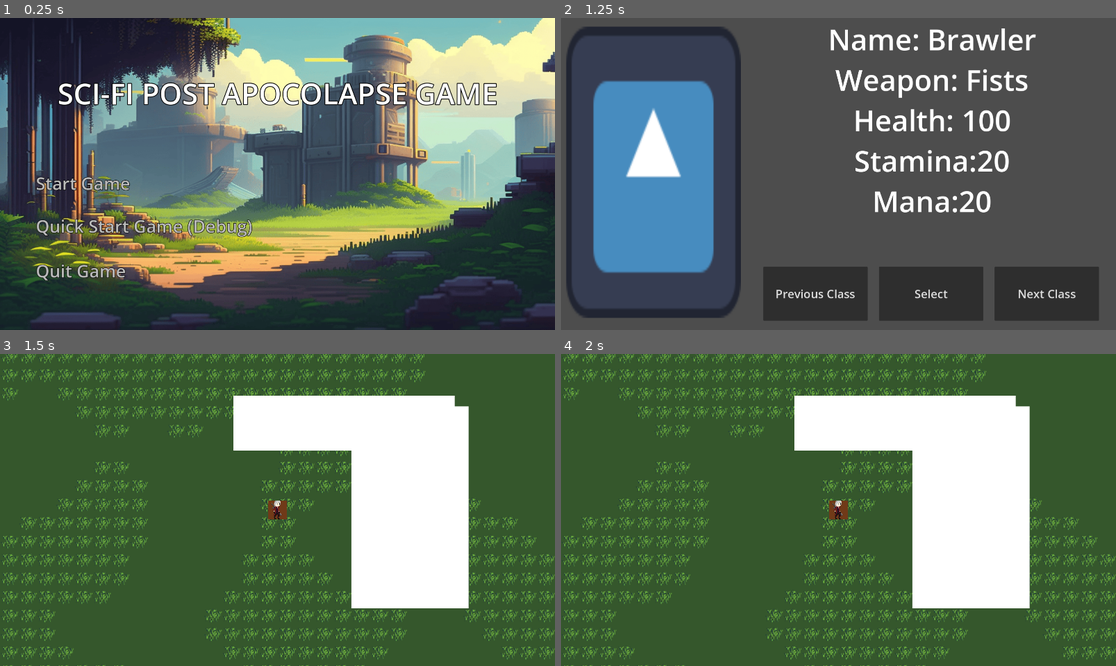
Above: before the commit, frames 1-4 (two rows, left to right).
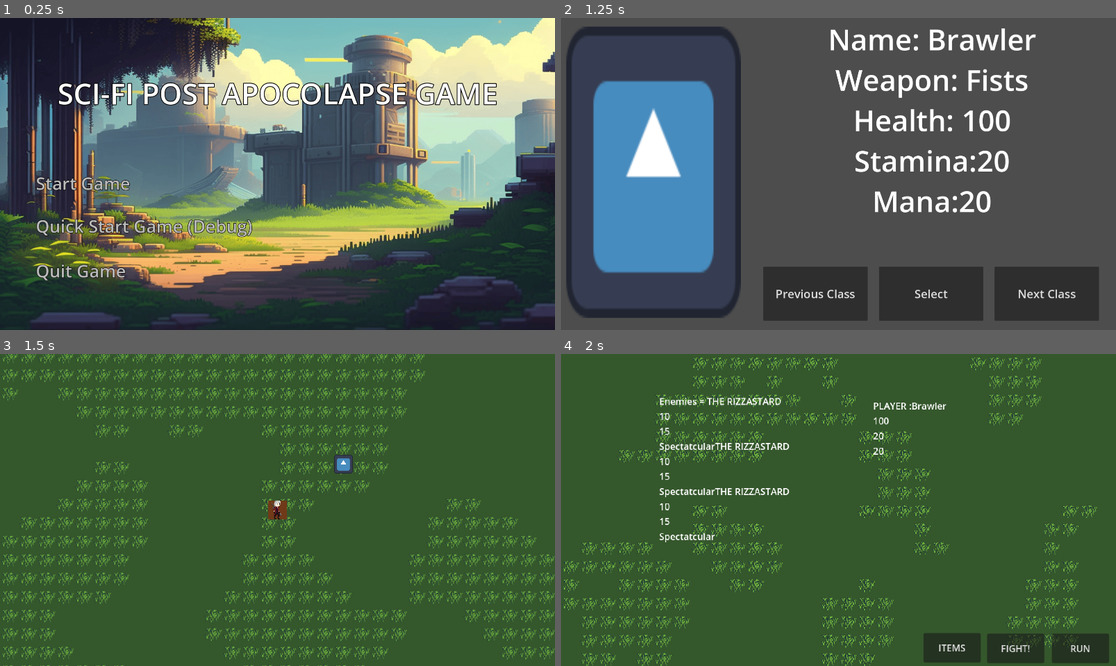
Above: after the commit, the same moments.

Repository: OwenFrakes/PBP.OJJ_RPG
Game: Godot game, scene res://Scenes/titleScreen.tscn
Two runs of this game, one before a commit and one after it. Both use one fixed random seed, a clock stepped at 60 frames per second and the inputs below. The engine's default icon, where the game draws it, is replaced by a stand-in: a white triangle on a blue panel in a dark square.
Inputs:
- Up to frame 1 (0.25 s): no input
- Up to frame 2 (1.25 s): click "Start Game" at 0.5 s
- Up to frame 3 (1.5 s): click "Select" at 1.25 s
- Up to frame 4 (2 s): no input

Frames 1-2 are identical in both runs. In frame 3, 18% of the frame differs, in the area x 42-85%, y 13-82%; in frame 4, 34%, in the area x 0-100%, y 0-100%.
Error after the commit: Invalid call. Nonexistent function 'getName' in base 'Node (Enemy)'. (res://Scripts/battle_master.gd:53)

Commit message:
Fixes to Combat Script

Diff:
--- a/pbp.ojj_rpg/Scenes/world.tscn
+++ b/pbp.ojj_rpg/Scenes/world.tscn
@@ -12,7 +12,6 @@
 [ext_resource type="Script" path="res://Scripts/inventory.gd" id="6_68pg1"]
 [ext_resource type="Script" path="res://Scripts/battle_master.gd" id="7_8l8pn"]
 [ext_resource type="Theme" uid="uid://d8wjfefy1skg" path="res://Resources/Themes/PlayerMenu.tres" id="9_m6iir"]
-[ext_resource type="Script" path="res://Scripts/wall.gd" id="13_xntkt"]
 
 [sub_resource type="CircleShape2D" id="CircleShape2D_imiv7"]
 radius = 32.0
@@ -37,9 +36,6 @@
 tile_size = Vector2i(32, 32)
 sources/0 = SubResource("TileSetAtlasSource_i3ao1")
 sources/1 = SubResource("TileSetAtlasSource_5s2pl")
-
-[sub_resource type="QuadMesh" id="QuadMesh_pays5"]
-size = Vector2(100, 100)
 
 [node name="Node2D" type="Node2D"]
 
@@ -60,7 +56,7 @@
 size = 100
 
 [node name="NewEnemy" type="RigidBody2D" parent="."]
-position = Vector2(800, 695)
+position = Vector2(2544, 1055)
 collision_layer = 2
 linear_damp = 1.0
 angular_damp = 1000.0
@@ -239,14 +235,6 @@
 anchor_mode = 0
 script = ExtResource("7_8l8pn")
 
-[node name="EnemiesLabel" type="Label" parent="BattleCamera"]
-z_index = 1
-offset_left = 170.0
-offset_top = 70.0
-offset_right = 253.0
-offset_bottom = 93.0
-text = "Enemies = "
-
 [node name="TileMapLayer" type="TileMapLayer" parent="BattleCamera"]
 tile_map_data = PackedByteArray("AAAAAAAAAAAAAAAAAAAAAAEAAAAAAAAAAAAAAAIAAAAAAAAAAAAAAAMAAAAAAAAAAAAAAAQAAAAAAAAAAAAAAA …(8080 unchanged characters)…
 tile_set = SubResource("TileSet_ryh3q")
@@ -268,6 +256,16 @@
 offset_right = 836.0
 offset_bottom = 535.0
 text = "FIGHT!
+"
+
+[node name="ItemsBtn" type="Button" parent="BattleCamera"]
+z_index = 1
+texture_filter = 1
+offset_left = 627.0
+offset_top = 483.0
+offset_right = 726.0
+offset_bottom = 534.0
+text = "ITEMS
 "
 
 [node name="Attacks" type="Panel" parent="BattleCamera"]
@@ -290,15 +288,13 @@
 offset_right = 281.0
 offset_bottom = 477.0
 
-[node name="ItemsBtn" type="Button" parent="BattleCamera"]
-z_index = 1
-texture_filter = 1
-offset_left = 627.0
-offset_top = 483.0
-offset_right = 726.0
-offset_bottom = 534.0
-text = "ITEMS
-"
+[node name="EnemiesLabel" type="Label" parent="BattleCamera"]
+z_index = 1
+offset_left = 170.0
+offset_top = 70.0
+offset_right = 253.0
+offset_bottom = 93.0
+text = "Enemies = "
 
 [node name="PlayerLabel" type="Label" parent="BattleCamera"]
 offset_left = 540.0
@@ -307,22 +303,10 @@
 offset_bottom = 101.0
 text = "PLAYER :"
 
-[node name="Wall" type="MeshInstance2D" parent="."]
-position = Vector2(2469, 966)
-scale = Vector2(7.65, 1.89)
-mesh = SubResource("QuadMesh_pays5")
-script = ExtResource("13_xntkt")
-
-[node name="Wall2" type="MeshInstance2D" parent="."]
-position = Vector2(2697.25, 1257.75)
-scale = Vector2(4.065, 6.995)
-mesh = SubResource("QuadMesh_pays5")
-script = ExtResource("13_xntkt")
-
 [connection signal="pressed" from="Player/PauseMenu/ResumeBtn" to="Player" method="pauseMenu"]
 [connection signal="pressed" from="Player/PauseMenu/MainMenuBtn" to="Player" method="mainMenu"]
 [connection signal="pressed" from="Player/PauseMenu/QuitBtn" to="Player" method="quitGame"]
 [connection signal="pressed" from="BattleCamera/RunBtn" to="Player" method="battleLose"]
-[connection signal="pressed" from="BattleCamera/FightBtn" to="Player" method="_on_fight_btn_pressed"]
-[connection signal="item_clicked" from="BattleCamera/Attacks/AttackList" to="Player" method="_on_attack_list_item_clicked"]
-[connection signal="item_clicked" from="BattleCamera/Attacks/AttackList/EnemyChoice" to="Player" method="_on_enemy_choice_item_clicked"]
+[connection signal="pressed" from="BattleCamera/FightBtn" to="BattleCamera" method="_on_fight_btn_pressed"]
+[connection signal="item_clicked" from="BattleCamera/Attacks/AttackList" to="BattleCamera" method="_on_attack_list_item_clicked"]
+[connection signal="item_clicked" from="BattleCamera/Attacks/AttackList/EnemyChoice" to="BattleCamera" method="_on_enemy_choice_item_clicked"]
--- a/pbp.ojj_rpg/Scripts/battle_master.gd
+++ b/pbp.ojj_rpg/Scripts/battle_master.gd
@@ -1,14 +1,166 @@
 extends Node
+
+#######THIS SCRIPT RUNS ON THE BATTLE CAMERA################
 
 #Variables
 var enemy_group
+var enemies
 @onready var debug_label = $EnemiesLabel
 @onready var player_label = $PlayerLabel
+@onready var player_reference = $"../Player"
+@onready var battle_camera = self
+
+##Player Variables####
+var player_moveset
+var player_health
+var player_mana
+var player_class
+var move_position
+var enemy_position
+
+##Control Nodes####
+@onready var attack_container = $Attacks
+@onready var enemy_choice = $Attacks/AttackList/EnemyChoice
+@onready var attack_list = $Attacks/AttackList
+
+var count : float
 
 #Give new variables for new battle.
 func readyBattle(new_enemy):
+	#Refresh Local Player Variables
+	player_moveset = player_reference.getPlayerMoveset()
+	player_health = player_reference.getPlayerHealth()
+	player_mana = player_reference.getPlayerMana()
+	player_class = player_reference.getPlayerClass()
+
 	enemy_group = PlayerStats.enemy
+	enemies = PlayerStats.enemy
 	for enemy in enemy_group.enemies:
 		debug_label.text += (enemy.stringInfo())
 
 	player_label.text += PlayerStats.stringInfo()
+
+
+	attack_list.clear()
+	count = 0
+	while(count < player_moveset.size()):
+		attack_list.add_item(player_moveset[count].getName(), null, true)
+		count += 1
+
+	enemy_choice.clear()
+	count = 0
+	while(count < enemies.enemies.size()):
+		enemy_choice.add_item(enemies.enemies[count].getName(), null, true)
+		count += 1
+
+
+###################Jank############################
+func battleWin():
+	PlayerStats.enemy.free()
+	player_reference.setInFight(false)
+	player_reference.switchBattleCamera()
+	player_reference.addPlayerExperience(20.0)
+
+func battleLose():
+	PlayerStats.enemy.free()
+	player_reference.setInFight(false)
+	player_reference.switchBattleCamera()
+
+func _on_fight_btn_pressed() -> void:
+	if attack_container.visible:
+		attack_container.visible = false
+	else:
+		attack_container.visible = true
+
+func _on_attack_list_item_clicked(index: int, at_position: Vector2, mouse_button_index: int) -> void:
+	count = 0
+
+	enemy_choice.clear()
+	while(count < enemies.enemies.size()):
+		enemy_choice.add_item(enemies.enemies[count].getName(), null, true)
+		count += 1
+
+	enemy_choice.visible = true
+	while(count<player_moveset.size()):
+		if(player_moveset[count].getName() == attack_list.get_item_text(count)):
+			print("found")
+			move_position = count
+			break
+		else:
+			count += 1
+
+func _on_enemy_choice_item_clicked(index: int, at_position: Vector2, mouse_button_index: int) -> void:
+	move_position = index
+	if enemies.enemies.size() >= 0:
+		count = 0
+		while (count <= enemies.enemies.size()):
+			enemyAttack(count)
+			count += 1
+	playerAttack()
+	attack_container.visible = false
+	enemy_choice.visible = false
+
+func playerAttack():
+	var enemyHP = enemies.enemies[enemy_position].getHealth()
+	enemyHP -= player_moveset[move_position].getDamage() * getPlayerAttackEffectiveness()
+	enemies.enemies[enemy_position].health = enemyHP
+	player_health -= player_moveset[move_position].getHealthCost()
+	player_mana -= player_moveset[move_position].getManaCost()
+	if enemyHP <= 0:
+		enemies.enemies.remove_at(move_position)
+		$"../BattleCamera/PlayerLabel".text = "Player: \n"
+		$"../BattleCamera/PlayerLabel".text += (str(player_class.getName()) + "\n" + str(player_health) + "\n" +  str(player_class.getStamina()) + "\n" + str(player_class.getMana()))
+		$"../BattleCamera/EnemiesLabel".text = "Enemies: \n"
+		count = 0
+		for enemy in enemies.enemies:
+			$"../BattleCamera/EnemiesLabel".text += (enemy.stringInfo())
+	if enemies.enemies.size() == 0:
+		battleWin()
+
+
+
+func enemyAttack(enemy_location: int):
+	var tempAttack = getEnemyAttack(enemy_location)
+	player_health -= tempAttack.getDamage() * getEnemyAttackEffectiveness(tempAttack.getType(), enemy_location)
+
+#this local variable of enemyPos is being fed an int from enemyAttack()
+func getEnemyAttack(enemy_location: int):
+	count = 0
+	var weakCount = 0
+	#for each of the players weaknesses, check if an enemy move matches typing.
+	while(weakCount < player_class.getWeakness().size()):
+		#for each move of the selected enemy
+		while(count < enemies.enemies[enemy_location].moveset.size()):
+			#If an enemy's move matches a player weakness, return that move. Else iterate
+			if enemies.enemies[enemy_location].moveset[count].getType() == player_class.getWeakness()[weakCount]:
+				return enemies.enemies[enemy_location].moveset[count]
+			else:
+				count += 1
+		weakCount += 1
+	return enemies.enemies[enemy_location].moveset[0]
+
+
+func getEnemyAttackEffectiveness(attackType: String, enemyLoc: int):
+	count = 0
+	var weakCount = 0
+	#for each of the players weaknesses, check if an enemy move matches typing.
+	while(weakCount < player_class.getWeakness().size()):
+		#for each move of the selected enemy
+		while(count < enemies.enemies[enemyLoc].moveset.size()):
+			#If an enemy's move matches a player weakness, return that move. Else iterate
+			if enemies.enemies[enemyLoc].moveset[count].getType() == player_class.getWeakness()[weakCount]:
+				return 2
+			else:
+				count += 1
+		weakCount += 1
+	return 1
+
+func getPlayerAttackEffectiveness():
+	count = 0
+	while(count < enemies.enemies[enemy_position].weakness.size()):
+		if(player_moveset[move_position].getType() == enemies.enemies[enemy_position].getWeakness(count)):
+			return 2
+			break
+		else:
+			count += 1
+	return 1
--- a/pbp.ojj_rpg/Scripts/player_body.gd
+++ b/pbp.ojj_rpg/Scripts/player_body.gd
@@ -12,10 +12,26 @@
 @export var picture : String
 var inFight = false
 
+#Leveling Variables
+var level: float
+var exp: float
+var required_exp: float
+var moveset: Array
+var count: float
+var check: bool
+
 #Battle Variables
 @onready var battle_camera = $"../BattleCamera"
 @onready var player_camera = $PlayerCamera
 @onready var enemy_label = $"../BattleCamera/EnemiesLabel"
+var enemies: EnemyBody
+var movePos: int
+var enemyPos: int
+var playerHP: float
+var playerMana: float
+
+#Players Class
+var player_Class: PlayerClass
 
 ## START UP ########################################################################################
 func _ready() -> void:
@@ -39,6 +55,25 @@
 	#rectangle_shape.size = Vector2(sprite_size_x / 2, sprite_size_y / 2)
 	#player_collision.shape = rectangle_shape
 	#add_child(player_collision)
+
+	#Add Class to Player
+	player_Class = PlayerClass.new()
+	player_Class.setClass(PlayerStats.selected_player_class.getName(), \
+						PlayerStats.selected_player_class.getHealth(), \
+						PlayerStats.selected_player_class.getStamina(), \
+						PlayerStats.selected_player_class.getMana(), \
+						PlayerStats.selected_player_weapon.getName(), \
+						PlayerStats.selected_player_weapon.getDamage(), \
+						PlayerStats.selected_player_weapon.getAttackSpeed(), \
+						PlayerStats.selected_player_weapon.getType(), \
+						PlayerStats.selected_player_class.getWeakness())
+
+	#Start Moveset
+	count = 0
+	moveset.resize(0)
+	moveset.append(attack.new())
+	moveset[count] = player_Class.getLearnset()[count]
+	count += 1
 
 
 ## EVERY FRAME #####################################################################################
@@ -69,6 +104,14 @@
 	battle_camera.readyBattle(enemy_group)
 	set_collision_mask_value(2, false)
 	switchBattleCamera(true)
+	playerHP = player_Class.getHealth()
+	playerMana = player_Class.getMana()
+
+func setInFight(boolean: bool):
+	if(boolean):
+		inFight = true
+	else:
+		inFight = false
 
 func battleWin():
 	PlayerStats.enemy.free()
@@ -86,3 +129,31 @@
 	else:
 		player_camera.make_current()
 		battle_camera.visible = false
+
+#######################Level-Related Methods#############################################
+
+func levelUp():
+	level += 1
+	exp = exp - required_exp
+	required_exp += 100
+	if level == player_Class.getLearnset()[count].getLearnLevel():
+		moveset.append(attack.new())
+		moveset[count] = player_Class.getLearnset()[count]
+		count += 1
+
+func addPlayerExperience(xp_amount : float):
+	exp += xp_amount
+	if (exp >= required_exp):
+		levelUp()
+
+func getPlayerMoveset():
+	return moveset
+
+func getPlayerHealth():
+	return playerHP
+
+func getPlayerMana():
+	return playerMana
+
+func getPlayerClass():
+	return player_Class
Not shown: 1 places in pbp.ojj_rpg/Scenes/world.tscn that only renumber resources
